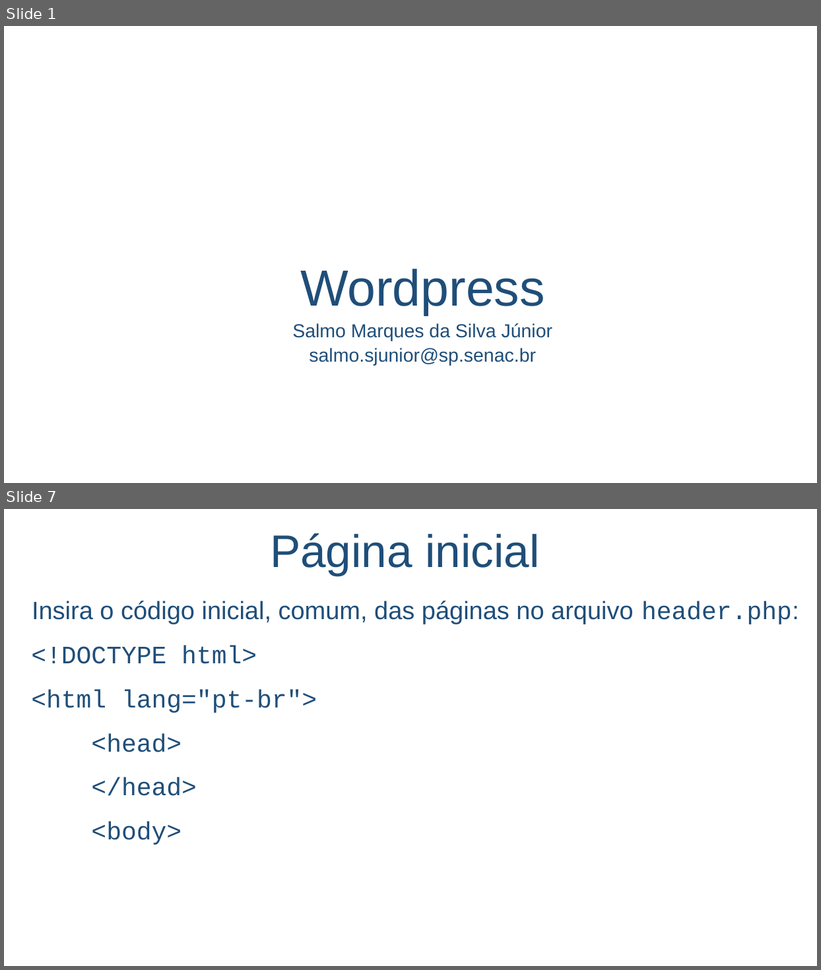
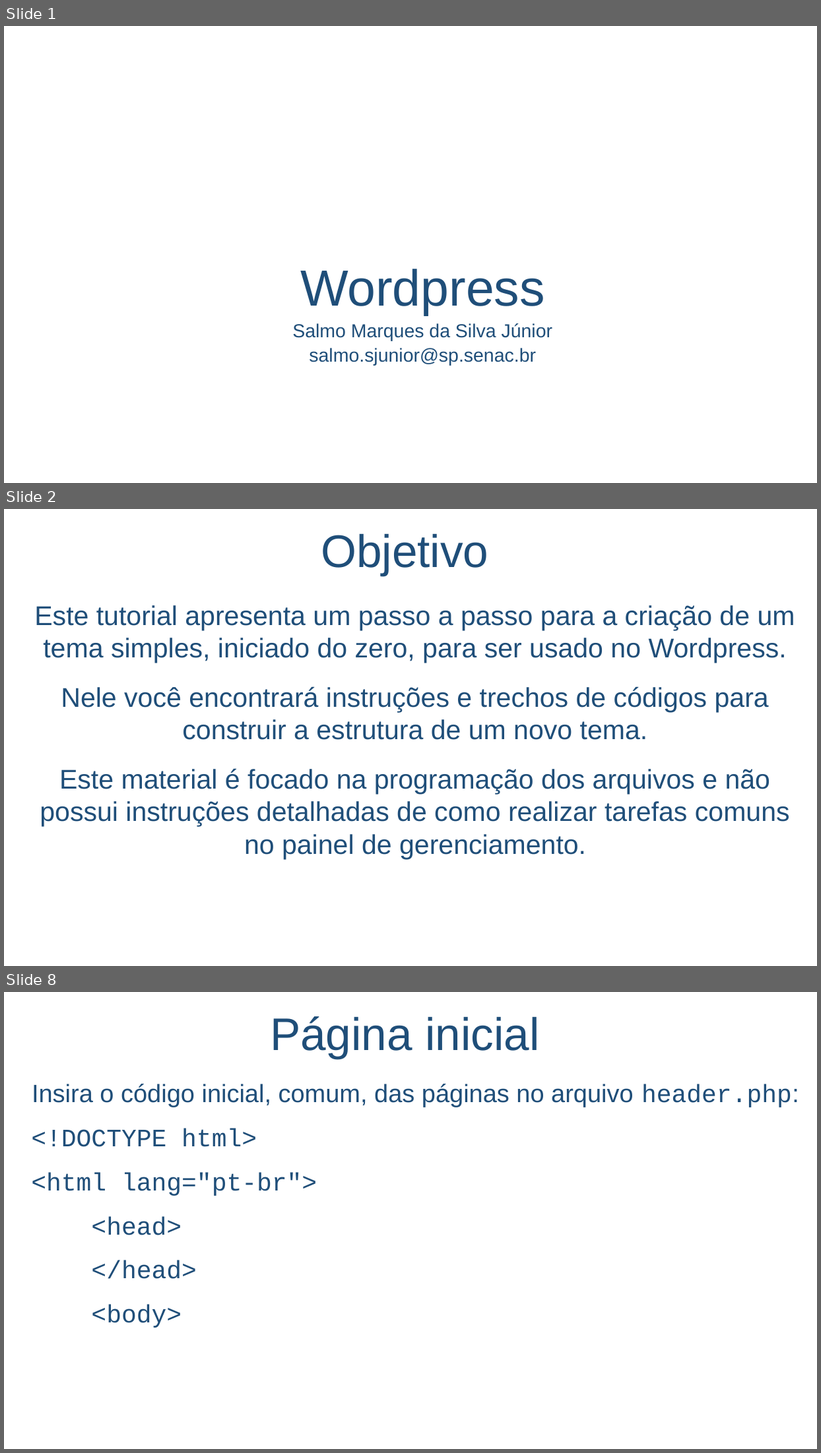
Before and after one commit to salmo-jr/public-slides, a slide deck: wordpress-como-criar-um-novo-tema.pptx. Shown one above the other, each under a label of ours: slides 1 and 7 before the commit, slides 1, 2 and 8 after it; the slides between them are not shown. The pictures are 821x970 and 821x1453 pixels, drawn with LibreOffice and Linux fonts; fonts in the diff are those of the drawing; background and template pictures are left out. Boxes give left, top, right and bottom in pixels: in the first picture for what was removed or moved away, otherwise in the second. Text is boxed around its words. In the diff, an @@ line names an element or a change of style, - is before the commit and + after.

```diff
--- a/wordpress-como-criar-um-novo-tema.pptx
+++ b/wordpress-como-criar-um-novo-tema.pptx
@@ slide 2 added at box(4, 509, 817, 966), background picture (left out) @@
@@ title added at box(321, 533, 488, 576), 54 pt, text #1F4E79 @@
+Objetivo
@@ text added at box(34, 605, 795, 859), 32 pt, text #1F4E79 @@
+Este tutorial apresenta um passo a passo para a criação de um tema simples, iniciado do zero, para ser usado no Wordpress.
+Nele você encontrará instruções e trechos de códigos para construir a estrutura de um novo tema.
+Este material é focado na programação dos arquivos e não possui instruções detalhadas de como realizar tarefas comuns no painel de gerenciamento.
@@ what was slide 7 is now slide 8 @@
```
Also in this commit, not shown: 8 slides changed, 5 other slides added.
